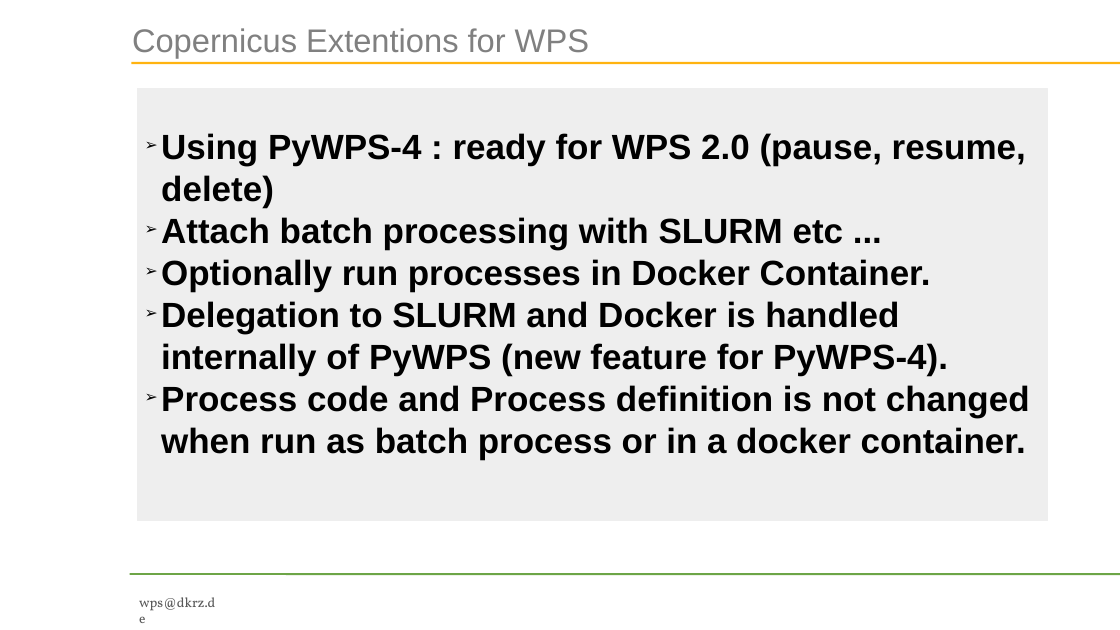
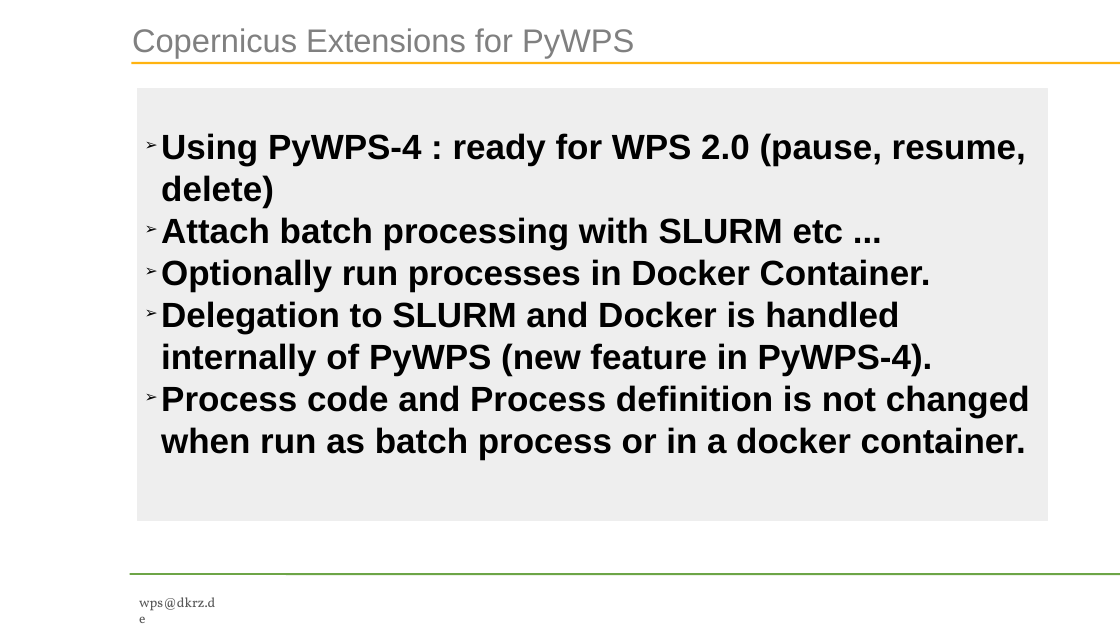
Before and after one commit to bird-house/birdhouse-docs, a slide deck: slide 18 of slides/birdhouse-esgf-f2f-2016/birdhouse-esgf-f2f-2016.odp (slide 20 before the commit). Drawn at 1120x630 pixels with LibreOffice and Linux fonts; fonts in the diff are those of the drawing; background and template pictures are left out. Boxes give left, top, right and bottom in pixels: in the first picture for what was removed or moved away, otherwise in the second. Text is boxed around its words. In the diff, an @@ line names an element or a change of style, - is before the commit and + after.

Commit message:
added text to example slides

```diff
--- a/slides/birdhouse-esgf-f2f-2016/birdhouse-esgf-f2f-2016.odp
+++ b/slides/birdhouse-esgf-f2f-2016/birdhouse-esgf-f2f-2016.odp
@@ title at [132, 28, 634, 58]: text changed @@
-Copernicus Extentions for WPS
+Copernicus Extensions for PyWPS
@@ text in rectangle at [161, 301, 933, 376]: text changed @@
-➢ Delegation to SLURM and Docker is handled internally of PyWPS (new feature for PyWPS-4).
+➢ Delegation to SLURM and Docker is handled internally of PyWPS (new feature in PyWPS-4).
```
Also in this commit, not shown: 5 other slides changed, 1 slide added, 1 slide removed.
